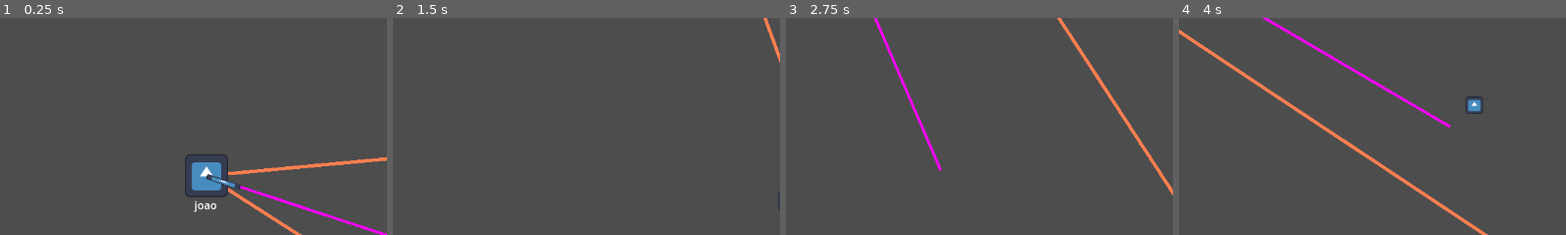
Above: before the commit, frames 1-4 (left to right).
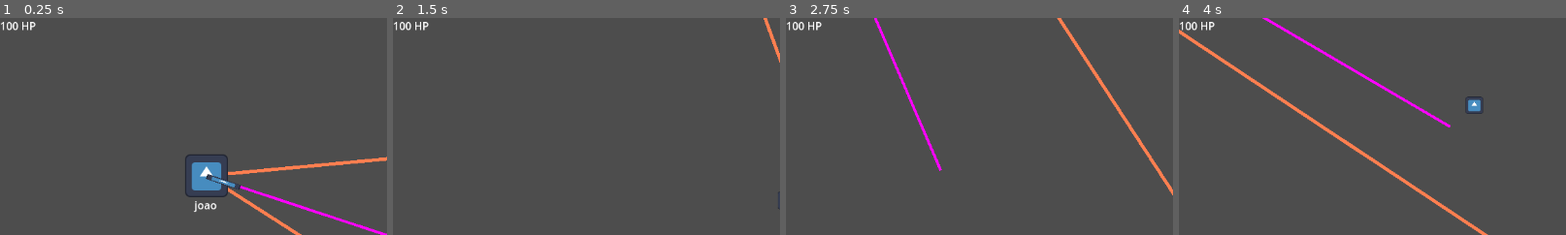
Above: after the commit, the same moments.

Repository: viniciusmuller/shooter
Game: Godot game, scene res://Main.tscn
The game is run twice, just before and just after one commit, with the same random seed, the same clock (stepped at 60 frames per second) and the same inputs. The engine's default icon, where the game draws it, is replaced by a stand-in: a white triangle on a blue panel in a dark square.
Inputs (mouse positions are % of the whole screen's width and height, from its top left):
- Up to frame 1 (0.25 s): no input
- Up to frame 2 (1.5 s): tap Enter at 0.5 s; move the mouse to (45, 70) at 0.52 s; hold W (up) from 0.53 s (still down); tap Space (dash) at 0.6 s; move the mouse to (80, 65) at 1.27 s; click (80, 65) at 1.35 s
- Up to frame 3 (2.75 s): move the mouse to (20, 35) at 2.02 s; release W (up) at 2.03 s; hold A (left) from 2.03 s (still down); tap Space (dash) at 2.1 s
- Up to frame 4 (4 s): move the mouse to (55, 50) at 2.77 s; click (55, 50) at 2.85 s; move the mouse to (35, 25) at 3.52 s; release A (left) at 3.53 s; hold S (down) from 3.53 s (still down); tap Space (dash) at 3.6 s
The pictures show only the part of the screen within x 0-50%, y 0-50%; the shares and areas given below are measured in that part.

The runs differ from the first frame. In frame 1, 0.2% of the frame differs, in the area x 0-10%, y 1-6%; in frame 2, 0.2%; in frame 3, 0.2%; in frame 4, 0.2%.

Commit message:
wip: start adding health system and UI

Diff:
--- a/Bullet.gd
+++ b/Bullet.gd
@@ -11,5 +11,8 @@
 # Called every frame. 'delta' is the elapsed time since the previous frame.
 func _process(delta):
 	var collision_result = move_and_collide(direction * speed * delta)
+	# TODO: figure out how to grab the unity that the bullet collided with using
+	# _on_body_entered or on_area_entered and check if it's in the group "player"
+	# then call the take_damage() method
 	if collision_result != null:
 		queue_free()
--- a/Main.tscn
+++ b/Main.tscn
@@ -1,7 +1,8 @@
-[gd_scene load_steps=3 format=3 uid="uid://cdgf7yvtxnald"]
+[gd_scene load_steps=4 format=3 uid="uid://cdgf7yvtxnald"]
 
 [ext_resource type="PackedScene" uid="uid://cbbspbalcg87m" path="res://Turret.tscn" id="1_6d76m"]
 [ext_resource type="PackedScene" uid="uid://chcw24scifopj" path="res://Player.tscn" id="2_gqxho"]
+[ext_resource type="Script" path="res://UI.gd" id="3_8j6m1"]
 
 [node name="Main" type="Node2D"]
 
@@ -16,3 +17,14 @@
 [node name="Player" parent="." instance=ExtResource("2_gqxho")]
 position = Vector2(307, 235)
 speed = 400
+
+[node name="UI" type="Node" parent="."]
+script = ExtResource("3_8j6m1")
+
+[node name="PlayerHP" type="Label" parent="UI"]
+offset_right = 45.0
+offset_bottom = 26.0
+size_flags_horizontal = 4
+text = "10 HP"
+
+[connection signal="player_took_damage" from="Player" to="UI" method="_on_player_player_took_damage"]
--- a/Player.gd
+++ b/Player.gd
@@ -1,7 +1,10 @@
 extends CharacterBody2D
 
 @export var speed = 200
+@export var health = 100
 @export var bullet_speed = 400
+
+signal player_took_damage(player)
 
 var bullet = preload("res://Bullet.tscn")
 
@@ -39,8 +42,13 @@
 
 	velocity = velocity.normalized() * speed
 
+func take_damage(damage):
+	health -= damage
+	emit_signal("player_took_damage", self)
+
 # Called when the node enters the scene tree for the first time.
 func _ready():
+	emit_signal("player_took_damage", self)
 	pass # Replace with function body.
 
 # Called every frame. 'delta' is the elapsed time since the previous frame.
--- a/Player.tscn
+++ b/Player.tscn
@@ -6,7 +6,7 @@
 [sub_resource type="RectangleShape2D" id="RectangleShape2D_tkjmw"]
 size = Vector2(64, 64)
 
-[node name="Player" type="CharacterBody2D"]
+[node name="Player" type="CharacterBody2D" groups=["player"]]
 script = ExtResource("1_2gv4q")
 
 [node name="Sprite2D" type="Sprite2D" parent="."]
--- /dev/null
+++ b/UI.gd
@@ -0,0 +1,15 @@
+extends Node
+
+
+# Called when the node enters the scene tree for the first time.
+func _ready():
+	pass # Replace with function body.
+
+
+# Called every frame. 'delta' is the elapsed time since the previous frame.
+func _process(delta):
+	pass
+
+
+func _on_player_player_took_damage(player):
+	$PlayerHP.text = "%s HP" % player.health
